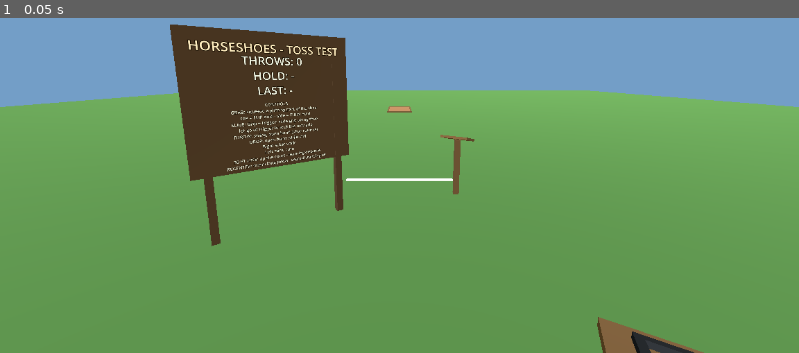
Above: before the commit, frame 1.
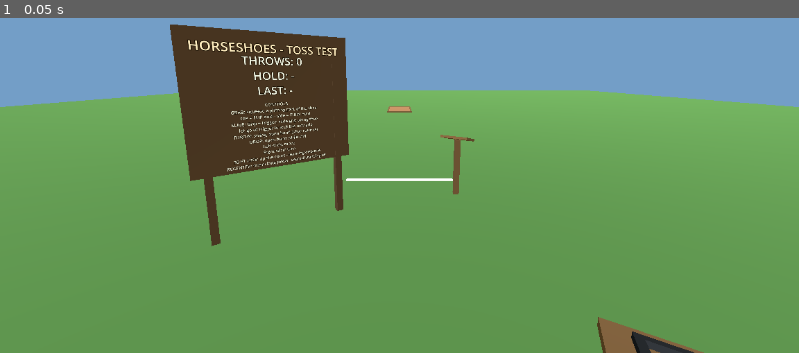
Above: after the commit, the same moment.

Repository: SibioJak/vr-horseshoes
Game: Godot game, scene res://main.tscn
Two runs of this game, one before a commit and one after it. Both use one fixed random seed, a clock stepped at 60 frames per second and the inputs below.
Inputs:
- Up to frame 1 (0.05 s): no input

The runs differ from the first frame. In frame 1, less than 0.1% of the frame differs, in the area x 32-38%, y 36-41%.

Commit message:
Fix pass 6: restore standard twin-stick (left walks, right turns)
Chris field-checked Ancient Dungeon VR and dictated the scheme his
hands know: left stick moves, right stick turns, blended by the
player. FP2 shipped this assignment; FP4 swapped it; FP5 put the
smooth turn on the left. This pass restores the standard scheme,
keeping FP4's field-corrected forward sign (it travels with the
walk math, untouched) and FP5's smooth turn (Locomotion.turn_angle,
now fed from the right stick X). Walk and turn are read from their
own sticks and applied in the same frame so they blend.

Board now reads 'Left stick: move' / 'Right stick: turn'.

Suites: logic 126/126 (unchanged - pure math untouched; ClassDB
guard green), smoke 86/86 (7 locomotion checks re-pointed at the
standard assignment + 3 new blended-input checks: walk + turn
together displaces >0.5 m, turns >20 deg, no step), proofs 21/21
(Proof C through real tracker inputs, re-pointed; board close-up
re-shot). Negative control: restoring the FP5 assignment in main
fails 7 smoke checks including the blend.

Diff:
--- a/scripts/locomotion.gd
+++ b/scripts/locomotion.gd
@@ -10,16 +10,27 @@
 ## Pure math, no state, no scene access, so the logic suites
 ## exercise exactly what the headset runs.
 ##
-## Walk: RIGHT stick (moved from the left in Fix Pass 4, Chris's
-## field order - his rig, his layout), head-relative on the flat,
-## direct (no accel lag, no head-bob), ~2 m/s at full deflection
-## past a radial deadzone.
-## Turn: LEFT stick X, SMOOTH turning about the CAMERA's XZ
+## Fix Pass 6 restored the STANDARD twin-stick scheme, Chris's
+## field order after he loaded Ancient Dungeon VR to check what
+## his hands know: "When you see me move, that's all left stick.
+## Turning is right stick. That's the standard in most games. And
+## then the two are blended by player to get where you're going."
+## (FP2 shipped this assignment; FP4 swapped the sticks; FP5 put
+## the smooth turn on the left. This pass puts the assignment
+## back, keeping FP4's walk sign and FP5's smooth turn.)
+##
+## Walk: LEFT stick, head-relative on the flat, direct (no accel
+## lag, no head-bob), ~2 m/s at full deflection past a radial
+## deadzone. The Y sign is FP4's field-corrected one - see
+## walk_displacement; it travelled with the walk math, unchanged.
+## Turn: RIGHT stick X, SMOOTH turning about the CAMERA's XZ
 ## position at a rate proportional to deflection, up to
 ## TURN_SPEED at full push (Fix Pass 5: the Fix Pass 2-4 snap
 ## steps were replaced at Chris's field order - he felt the steps,
 ## not smooth turning; there is no snap mode anymore).
-## Left stick Y is deliberately unused.
+## Right stick Y is deliberately unused. The two sticks are read
+## and applied independently in the same frame, so the player
+## blends them into a curved path.
 
 const WALK_SPEED: float = 2.0
 const DEADZONE: float = 0.15
@@ -86,7 +97,7 @@
 	return Transform3D(r * tf.basis, new_origin)
 
 
-## Smooth-turn rate for one frame of left-stick X input; returns
+## Smooth-turn rate for one frame of right-stick X input; returns
 ## the degrees to rotate THIS frame. Deflection past the deadzone
 ## is rescaled exactly like walking, so a touch of stick turns
 ## slowly and precisely and a full push turns at TURN_SPEED.
--- a/scripts/main.gd
+++ b/scripts/main.gd
@@ -356,7 +356,7 @@
 	status_label.position = Vector3(0.0, 1.55, 0.01)
 	board_root.add_child(status_label)
 	controls_label = Label3D.new()
-	controls_label.text = "CONTROLS\nGRAB: squeeze a glinting p …(168 unchanged characters)…  returns)\nDROP: open hand while still\nRight stick: walk\nLeft stick: turn\n30 FT LINE: up the court  …(68 unchanged characters)…
+	controls_label.text = "CONTROLS\nGRAB: squeeze a glinting p …(168 unchanged characters)…  returns)\nDROP: open hand while still\nLeft stick: move\nRight stick: turn\n30 FT LINE: up the court  …(68 unchanged characters)…
 	controls_label.font_size = 38
 	controls_label.pixel_size = 0.00105
 	controls_label.line_spacing = 2.0
@@ -477,21 +477,23 @@
 				candidate_zone = zone
 
 
-## Thumbstick locomotion (Fix Pass 2; sticks SWAPPED in Fix Pass 4
-## at Chris's field order: the RIGHT stick walks, the LEFT stick
-## turns). Runs BEFORE sampling/grab so every hand transform this
+## Thumbstick locomotion (Fix Pass 2; STANDARD twin-stick scheme
+## restored in Fix Pass 6 at Chris's field order: the LEFT stick
+## walks, the RIGHT stick turns - the two are read independently
+## and applied in the same frame so they blend into a curved
+## path). Runs BEFORE sampling/grab so every hand transform this
 ## frame already includes the new origin. Walk is head-relative and
 ## direct; the smooth turn rotates the origin about the camera so
 ## turning never translates the player.
 func _process_locomotion(delta: float) -> void:
 	if delta <= 0.0:
 		return
-	var rs: Vector2 = _stick_value("R")
-	var disp: Vector3 = Locomotion.walk_displacement(rs, cam.global_transform.basis, delta)
+	var ls: Vector2 = _stick_value("L")
+	var disp: Vector3 = Locomotion.walk_displacement(ls, cam.global_transform.basis, delta)
 	if disp != Vector3.ZERO:
 		origin.global_position = Locomotion.clamp_origin(origin.global_position + disp)
-	var ls: Vector2 = _stick_value("L")
-	var ang: float = Locomotion.turn_angle(ls.x, delta)
+	var rs: Vector2 = _stick_value("R")
+	var ang: float = Locomotion.turn_angle(rs.x, delta)
 	if not is_zero_approx(ang):
 		origin.global_transform = Locomotion.rotate_about(
 			origin.global_transform, cam.global_position, deg_to_rad(ang))
--- a/tests/render_proofs.gd
+++ b/tests/render_proofs.gd
@@ -163,15 +163,16 @@
 
 	# --- Proof C: locomotion through the REAL tracker stick inputs ---
 	# (the same "primary" action the headset's thumbsticks feed).
-	# Pass-4 mapping: right_hand stick walks (forward push reads
-	# y=+1 on Chris's rig), left_hand stick X turns smoothly (FP5).
-	set_stick(&"right_hand", Vector2(0.0, 1.0))
+	# Pass-6 STANDARD mapping: left_hand stick walks (forward push
+	# reads y=+1 on Chris's rig, the FP4 field correction),
+	# right_hand stick X turns smoothly (FP5 math).
+	set_stick(&"left_hand", Vector2(0.0, 1.0))
 	await create_timer(1.0).timeout
-	set_stick(&"right_hand", Vector2.ZERO)
+	set_stick(&"left_hand", Vector2.ZERO)
 	var walked: Vector3 = main.origin.global_position
 	check(walked.z < -1.2 and walked.z > -2.8 and absf(walked.x) < 0.4,
-		"tracker right stick walks the origin forward (~2 m in 1 s, got %s)" % str(walked))
-	# Smooth turn through the real tracker input: hold the left
+		"tracker left stick walks the origin forward (~2 m in 1 s, got %s)" % str(walked))
+	# Smooth turn through the real tracker input: hold the right
 	# stick over, sampling the camera heading every ~0.1 s. The
 	# measured rate must be ~100 deg/s (asserted on rate - timer
 	# pacing varies under Xvfb), no step anywhere near the old
@@ -179,7 +180,7 @@
 	var last_head: Vector3 = main.cam.global_transform.basis * Vector3(0.0, 0.0, -1.0)
 	var p_max_step: float = 0.0
 	var p_total: float = 0.0
-	set_stick(&"left_hand", Vector2(1.0, 0.0))
+	set_stick(&"right_hand", Vector2(1.0, 0.0))
 	var p_t0: int = Time.get_ticks_msec()
 	for i: int in 5:
 		await create_timer(0.1).timeout
@@ -189,11 +190,11 @@
 		p_max_step = maxf(p_max_step, p_step)
 		p_total += p_step
 		last_head = h_now2
-	set_stick(&"left_hand", Vector2.ZERO)
+	set_stick(&"right_hand", Vector2.ZERO)
 	var p_secs: float = float(Time.get_ticks_msec() - p_t0) / 1000.0
 	var p_rate: float = p_total / maxf(p_secs, 0.001)
 	check(p_rate > 70.0 and p_rate < 130.0,
-		"tracker left stick turns smoothly at ~100 deg/s (got %.0f deg/s over %.2f s)" % [p_rate, p_secs])
+		"tracker right stick turns smoothly at ~100 deg/s (got %.0f deg/s over %.2f s)" % [p_rate, p_secs])
 	check(p_max_step < 24.0,
 		"tracker turning has NO STEP: largest sampled heading change %.1f deg (snap was 30 at once)" % p_max_step)
 	check(main.origin.global_position.distance_to(walked) < 0.02,
--- a/tests/run_tests.gd
+++ b/tests/run_tests.gd
@@ -341,7 +341,7 @@
 
 func test_smooth_turn() -> void:
 	# Fix Pass 5 (Chris's field order): the snap steps are GONE - the
-	# left stick turns CONTINUOUSLY at a deflection-proportional rate.
+	# turn stick turns CONTINUOUSLY at a deflection-proportional rate.
 	# Deadzone: centred and small inputs produce exactly nothing.
 	check(Locomotion.turn_angle(0.0, 0.016) == 0.0, "turn: centred stick does nothing")
 	check(Locomotion.turn_angle(0.14, 0.016) == 0.0, "turn: 0.14 deflection is inside the 0.15 deadzone")
--- a/tests/smoke_main.gd
+++ b/tests/smoke_main.gd
@@ -89,9 +89,9 @@
 	check(main.controls_label.text.contains("GRAB") and main.controls_label.text.contains("THROW")
 		and main.controls_label.text.contains("SLIDE") and main.controls_label.text.contains("RECENTER"),
 		"board lists every control (grab/slide/throw/recenter)")
-	check(main.controls_label.text.contains("Right stick: walk")
-		and main.controls_label.text.contains("Left stick: turn"),
-		"board lists the pass-4 stick controls (swapped: right walks, left turns)")
+	check(main.controls_label.text.contains("Left stick: move")
+		and main.controls_label.text.contains("Right stick: turn"),
+		"board lists the pass-6 standard stick controls (left moves, right turns)")
 	check(main.controls_label.text.contains("30 FT LINE"),
 		"board notes the 30 ft short line (pass 3)")
 	check(main.status_label.text.contains("THROWS: 0"), "board starts at zero throws")
@@ -141,36 +141,39 @@
 	check(main.active_stand_line_ft == 40, "the shoe starts homed to the 40 ft pedestal")
 
 	# --- Locomotion through the production path (test stick hooks) ---
-	# Pass-4 mapping (Chris's field order): the RIGHT stick walks,
-	# with the field-corrected Y (his forward push reads y=+1 on
-	# this rig), and the LEFT stick X turns smoothly (Fix Pass 5).
-	main.test_stick["R"] = Vector2(0.0, 1.0)
+	# Pass-6 mapping (STANDARD twin-stick, Chris's field order): the
+	# LEFT stick walks, with the FP4 field-corrected Y (his forward
+	# push reads y=+1 on this rig), and the RIGHT stick X turns
+	# smoothly (Fix Pass 5 math). The two blend (checked below).
+	main.test_stick["L"] = Vector2(0.0, 1.0)
 	await create_timer(2.0).timeout
-	main.test_stick["R"] = Vector2.ZERO
+	main.test_stick["L"] = Vector2.ZERO
 	var walked: Vector3 = main.origin.global_position
 	check(walked.z < -3.2 and walked.z > -4.8 and absf(walked.x) < 0.3,
-		"right stick forward push walks the origin ~4 m in the facing direction in 2 s (got %s)" % str(walked))
-	# Regression: the OLD mapping is dead - the left stick no longer
-	# walks (a full 0.5 s forward push must not move the player).
-	main.test_stick["L"] = Vector2(0.0, 1.0)
+		"left stick forward push walks the origin ~4 m in the facing direction in 2 s (got %s)" % str(walked))
+	# Regression: the pass-4/5 assignment is dead - the right stick
+	# no longer walks (its Y is unused; a full 0.5 s forward push
+	# must not move the player).
+	main.test_stick["R"] = Vector2(0.0, 1.0)
+	await create_timer(0.5).timeout
+	main.test_stick["R"] = Vector2.ZERO
+	check(main.origin.global_position.distance_to(walked) < 0.01,
+		"right stick no longer walks (pass-6 regression, moved %.3f m)" % main.origin.global_position.distance_to(walked))
+	# Left stick X strafes with the unchanged sign and no longer
+	# turns (heading must hold while the origin slides +X).
+	var heading_lx: Vector3 = main.origin.global_transform.basis * Vector3(0.0, 0.0, -1.0)
+	main.test_stick["L"] = Vector2(1.0, 0.0)
 	await create_timer(0.5).timeout
 	main.test_stick["L"] = Vector2.ZERO
-	check(main.origin.global_position.distance_to(walked) < 0.01,
-		"left stick no longer walks (pass-4 regression, moved %.3f m)" % main.origin.global_position.distance_to(walked))
-	# Right stick X strafes with the unchanged sign and no longer
-	# turns (heading must hold while the origin slides +X).
-	var heading_rx: Vector3 = main.origin.global_transform.basis * Vector3(0.0, 0.0, -1.0)
-	main.test_stick["R"] = Vector2(1.0, 0.0)
-	await create_timer(0.5).timeout
-	main.test_stick["R"] = Vector2.ZERO
-	var heading_rx2: Vector3 = main.origin.global_transform.basis * Vector3(0.0, 0.0, -1.0)
-	var rx_turn: float = rad_to_deg(Vector2(heading_rx.x, heading_rx.z).angle_to(
-		Vector2(heading_rx2.x, heading_rx2.z)))
-	check(absf(rx_turn) < 1.5,
-		"right stick no longer turns (pass-4 regression, turned %.1f deg)" % rx_turn)
+	var heading_lx2: Vector3 = main.origin.global_transform.basis * Vector3(0.0, 0.0, -1.0)
+	var lx_turn: float = rad_to_deg(Vector2(heading_lx.x, heading_lx.z).angle_to(
+		Vector2(heading_lx2.x, heading_lx2.z)))
+	check(absf(lx_turn) < 1.5,
+		"left stick no longer turns (pass-6 regression, turned %.1f deg)" % lx_turn)
 	check(main.origin.global_position.x > walked.x + 0.3,
-		"right stick X strafes +X with the unchanged sign (x %.2f -> %.2f)" % [walked.x, main.origin.global_position.x])
-	# Left stick X turns SMOOTHLY about the camera (Fix Pass 5):
+		"left stick X strafes +X with the unchanged sign (x %.2f -> %.2f)" % [walked.x, main.origin.global_position.x])
+	# Right stick X turns SMOOTHLY about the camera (Fix Pass 5
+	# math, re-pointed at the right stick in Pass 6):
 	# hold a full push, sampling the heading every ~0.1 s of real
 	# time. The measured RATE must land at ~100 deg/s (timer pacing
 	# varies between environments, so the assertion is on rate, not
@@ -182,7 +185,7 @@
 	var last_heading: Vector3 = main.origin.global_transform.basis * Vector3(0.0, 0.0, -1.0)
 	var max_step: float = 0.0
 	var total_turn: float = 0.0
-	main.test_stick["L"] = Vector2(1.0, 0.0)
+	main.test_stick["R"] = Vector2(1.0, 0.0)
 	var turn_t0: int = Time.get_ticks_msec()
 	for i: int in 5:
 		await create_timer(0.1).timeout
@@ -192,15 +195,48 @@
 		max_step = maxf(max_step, step_deg)
 		total_turn += step_deg
 		last_heading = h_now
-	main.test_stick["L"] = Vector2.ZERO
+	main.test_stick["R"] = Vector2.ZERO
 	var turn_secs: float = float(Time.get_ticks_msec() - turn_t0) / 1000.0
 	var turn_rate: float = total_turn / maxf(turn_secs, 0.001)
 	check(turn_rate > 70.0 and turn_rate < 130.0,
-		"left stick held turns smoothly at ~100 deg/s (got %.0f deg/s over %.2f s)" % [turn_rate, turn_secs])
+		"right stick held turns smoothly at ~100 deg/s (got %.0f deg/s over %.2f s)" % [turn_rate, turn_secs])
 	check(max_step < 24.0,
 		"turning has NO STEP: largest sampled heading change %.1f deg (the old snap jumped 30 at once)" % max_step)
 	check(main.origin.global_position.distance_to(pre_turn) < 0.01,
 		"smooth turn does not translate the player (moved %.3f m)" % main.origin.global_position.distance_to(pre_turn))
+	await frames(2)
+	main.origin.global_transform = Transform3D.IDENTITY
+	# --- BLEND (Pass 6): both sticks at once must curve the path ---
+	# Left stick forward (walk) AND right stick sideways (turn),
+	# held together for ~0.5 s. The player must BOTH displace
+	# (> 0.5 m - a curved walk, not a turn in place) AND change
+	# heading (> 20 deg of smooth turn), with no single sampled
+	# step anywhere near the old snap. Neither stick alone can
+	# produce both effects, so this fails if either assignment or
+	# the same-frame application breaks.
+	var blend_from: Vector3 = main.origin.global_position
+	var blend_last: Vector3 = main.origin.global_transform.basis * Vector3(0.0, 0.0, -1.0)
+	var blend_max_step: float = 0.0
+	var blend_total: float = 0.0
+	main.test_stick["L"] = Vector2(0.0, 1.0)
+	main.test_stick["R"] = Vector2(1.0, 0.0)
+	for i: int in 5:
+		await create_timer(0.1).timeout
+		var bh_now: Vector3 = main.origin.global_transform.basis * Vector3(0.0, 0.0, -1.0)
+		var b_step: float = absf(rad_to_deg(Vector2(blend_last.x, blend_last.z).angle_to(
+			Vector2(bh_now.x, bh_now.z))))
+		blend_max_step = maxf(blend_max_step, b_step)
+		blend_total += b_step
+		blend_last = bh_now
+	main.test_stick["L"] = Vector2.ZERO
+	main.test_stick["R"] = Vector2.ZERO
+	var blend_disp: float = main.origin.global_position.distance_to(blend_from)
+	check(blend_disp > 0.5,
+		"blended input walks WHILE turning: displaced %.2f m in ~0.5 s (walk alone would give ~1 m, turn alone ~0)" % blend_disp)
+	check(blend_total > 20.0,
+		"blended input turns WHILE walking: heading changed %.1f deg in ~0.5 s" % blend_total)
+	check(blend_max_step < 24.0,
+		"blended turning has NO STEP: largest sampled heading change %.1f deg" % blend_max_step)
 	await frames(2)
 	main.origin.global_transform = Transform3D.IDENTITY
 
Binary file changed: proofs/board_closeup.png
Binary file changed: proofs/court_view.png
Binary file changed: proofs/held_shoe.png
